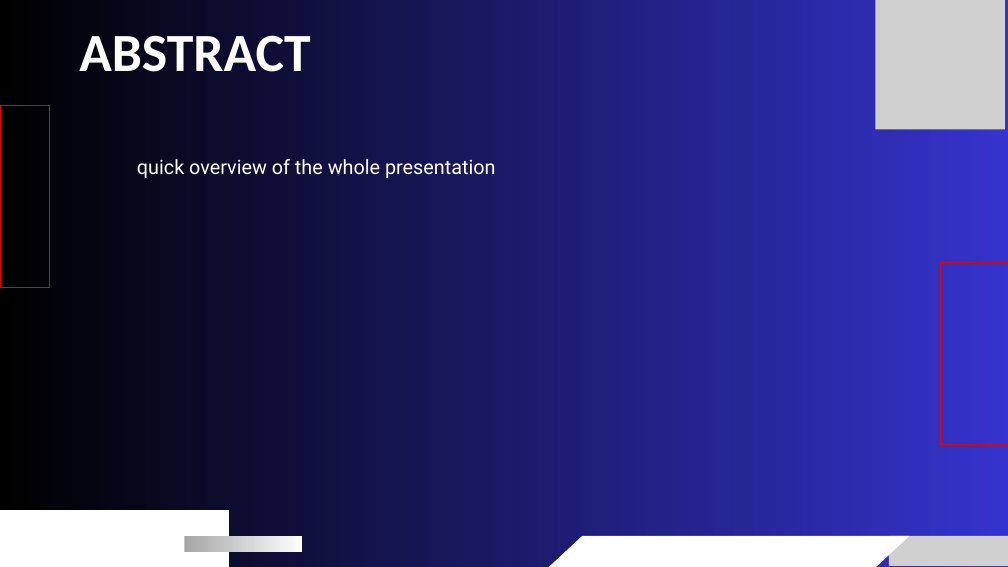
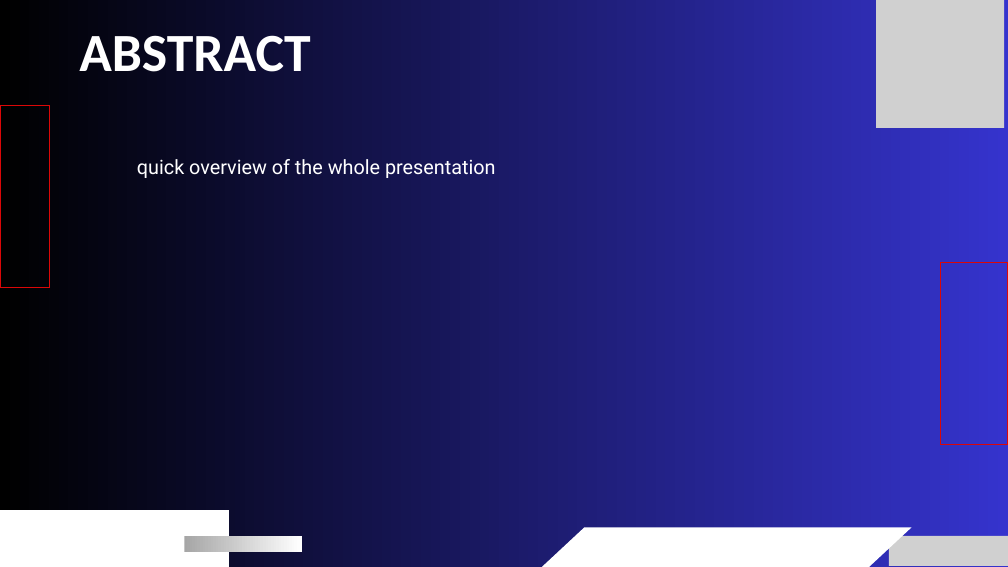
Before and after one commit to Dineshkumar-DK19/GCEE-Smart-college-hackathon, a slide deck: slide 3 of public/SCH_2026_Template.pptx. Drawn at 1008x567 pixels with LibreOffice and Linux fonts; fonts in the diff are those of the drawing; grey boxes stand for pictures. Boxes give left, top, right and bottom in pixels: in the first picture for what was removed or moved away, otherwise in the second. Text is boxed around its words. In the diff, an @@ line names an element or a change of style, - is before the commit and + after.

```diff
--- a/public/SCH_2026_Template.pptx
+++ b/public/SCH_2026_Template.pptx
@@ picture at [876,0,1004,128]: outline redrawn @@
@@ freeform shape: place and size @@
-freeform shape at [540,536,910,567]
+freeform shape at [542,527,912,567]
```
Also in this commit, not shown: 5 other slides changed, 2 other files.
